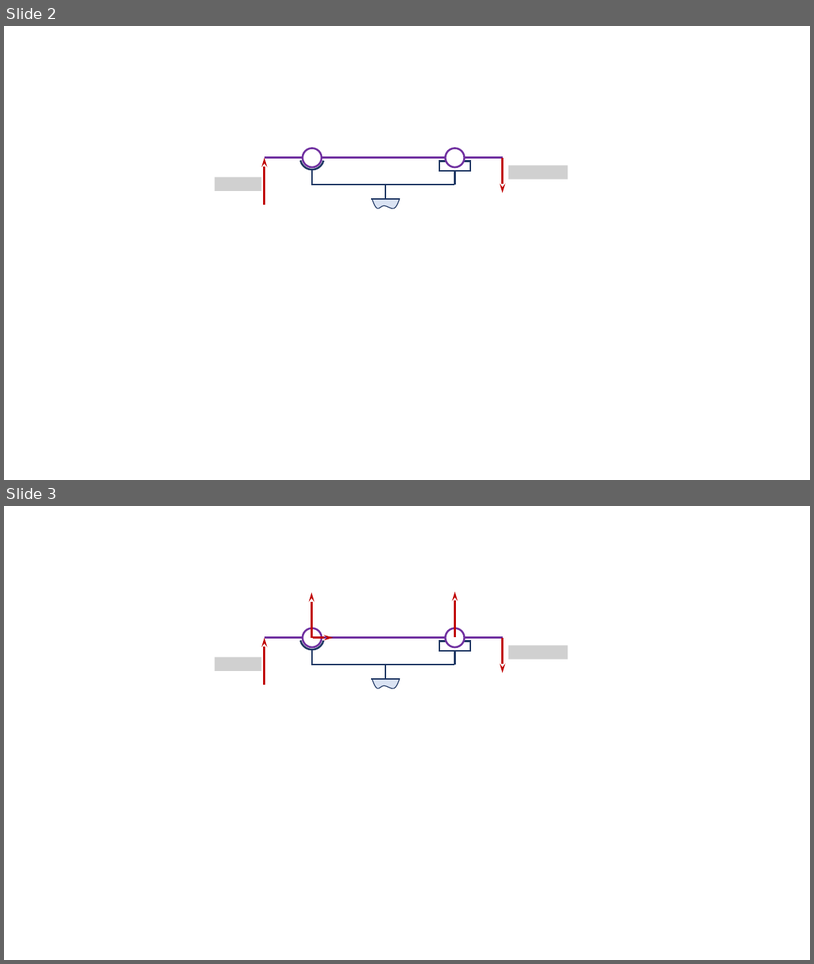
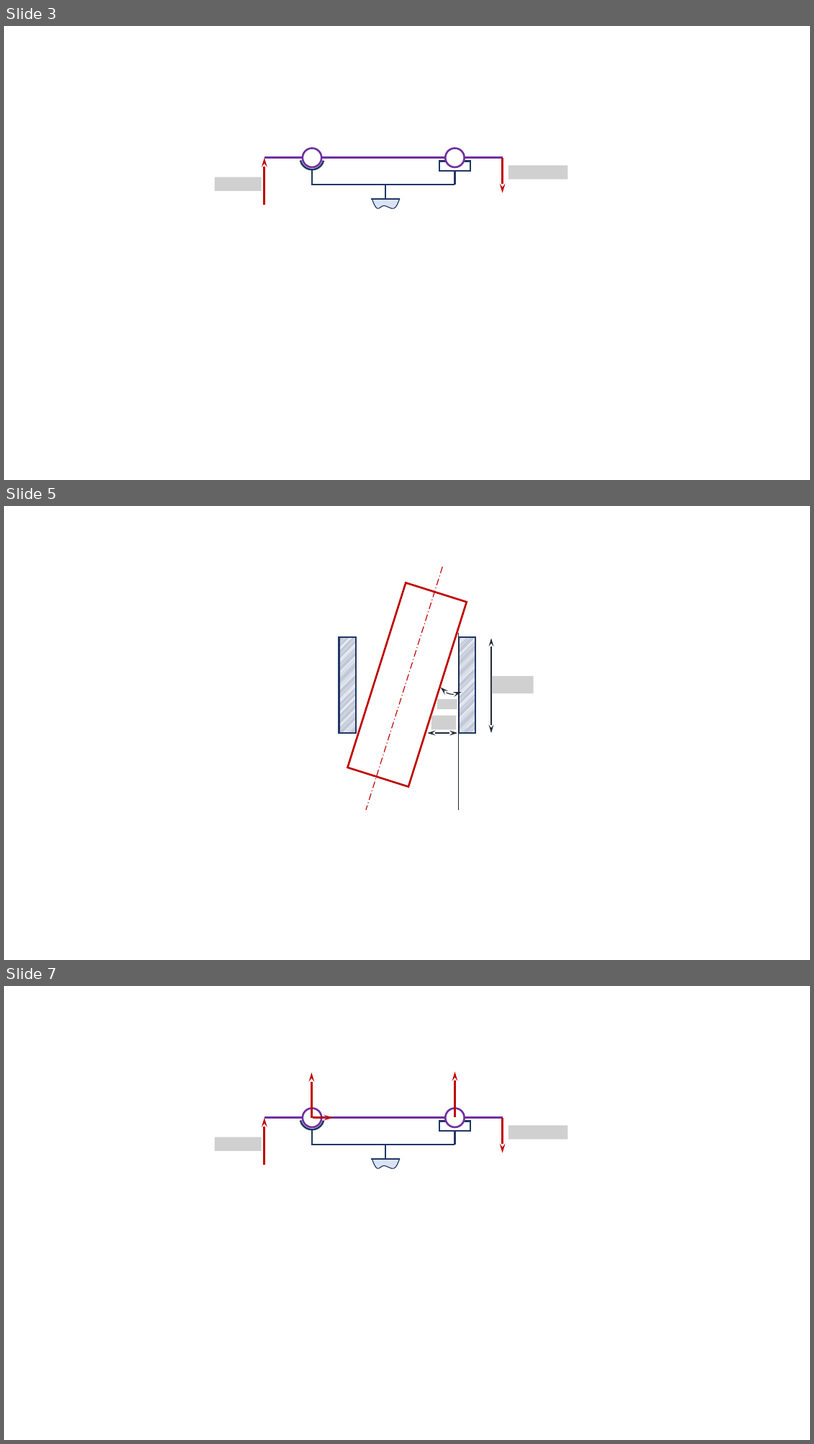
Before and after one commit to xpessoles/Sujets_Concours, a slide deck: 2022/Exemple/FichiersProf/Corrigé LaTeX/images/Figures.pptx. Shown one above the other, each under a label of ours: slides 2 and 3 before the commit, slides 3, 5 and 7 after it; the slides between them are not shown. The pictures are 814x964 and 814x1444 pixels, drawn with LibreOffice and Linux fonts; fonts in the diff are those of the drawing; grey boxes stand for pictures; background and template pictures are left out. Boxes give left, top, right and bottom in pixels: in the first picture for what was removed or moved away, otherwise in the second. Text is boxed around its words. In the diff, an @@ line names an element or a change of style, - is before the commit and + after.

```diff
--- a/2022/Exemple/FichiersProf/Corrigé LaTeX/images/Figures.pptx
+++ b/2022/Exemple/FichiersProf/Corrigé LaTeX/images/Figures.pptx
@@ slide 5 added at (4, 506, 810, 960), background #FFFFFF @@
@@ line added from (442, 567) to (366, 810), #C00000 1 pt dashed @@
@@ rectangle added at (348, 582, 467, 786), outline #C00000 2.25 pt @@
@@ line added from (459, 633) to (459, 810), #222A35 1 pt @@
@@ rectangle added at (339, 637, 356, 733), fill pattern #002060 on #FFFFFF, outline #203864 2.25 pt @@
@@ rectangle added at (459, 637, 476, 733), fill pattern #002060 on #FFFFFF, outline #203864 2.25 pt @@
@@ double arrow added from (491, 638) to (491, 733), #222A35 1 pt @@
@@ arc (boxed as its full ellipse) added at (432, 658, 474, 700), outline #222A35 1 pt @@
@@ picture added at (492, 676, 534, 693) @@
@@ picture added at (437, 699, 458, 709) @@
@@ picture added at (432, 716, 456, 730) @@
@@ double arrow added from (427, 733) to (458, 733), #222A35 1 pt @@
@@ what was slide 2 is now slide 3 @@
@@ what was slide 3 is now slide 7 @@
```
Also in this commit, not shown: 1 slide changed, 3 other slides added, 5 other files.
